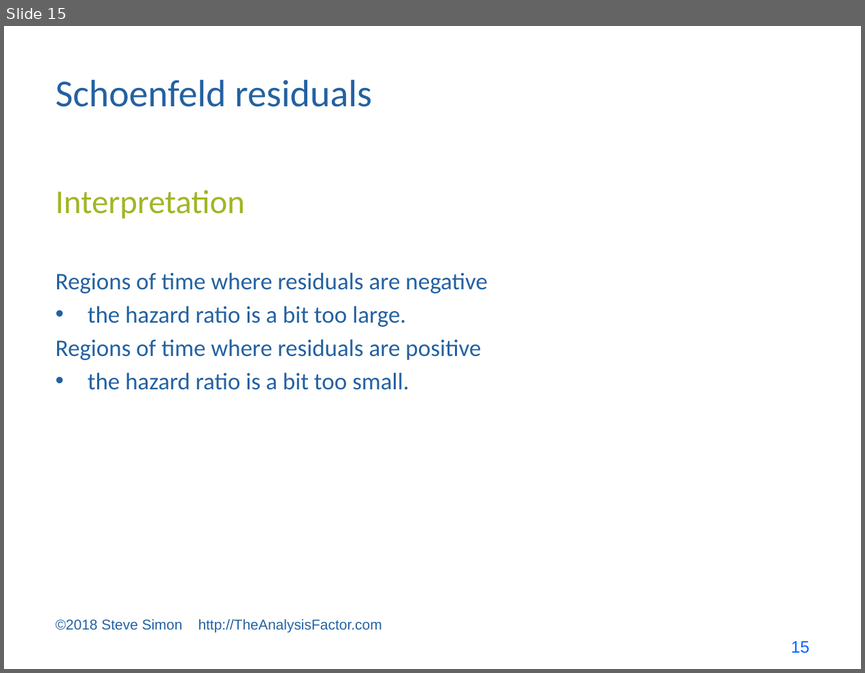
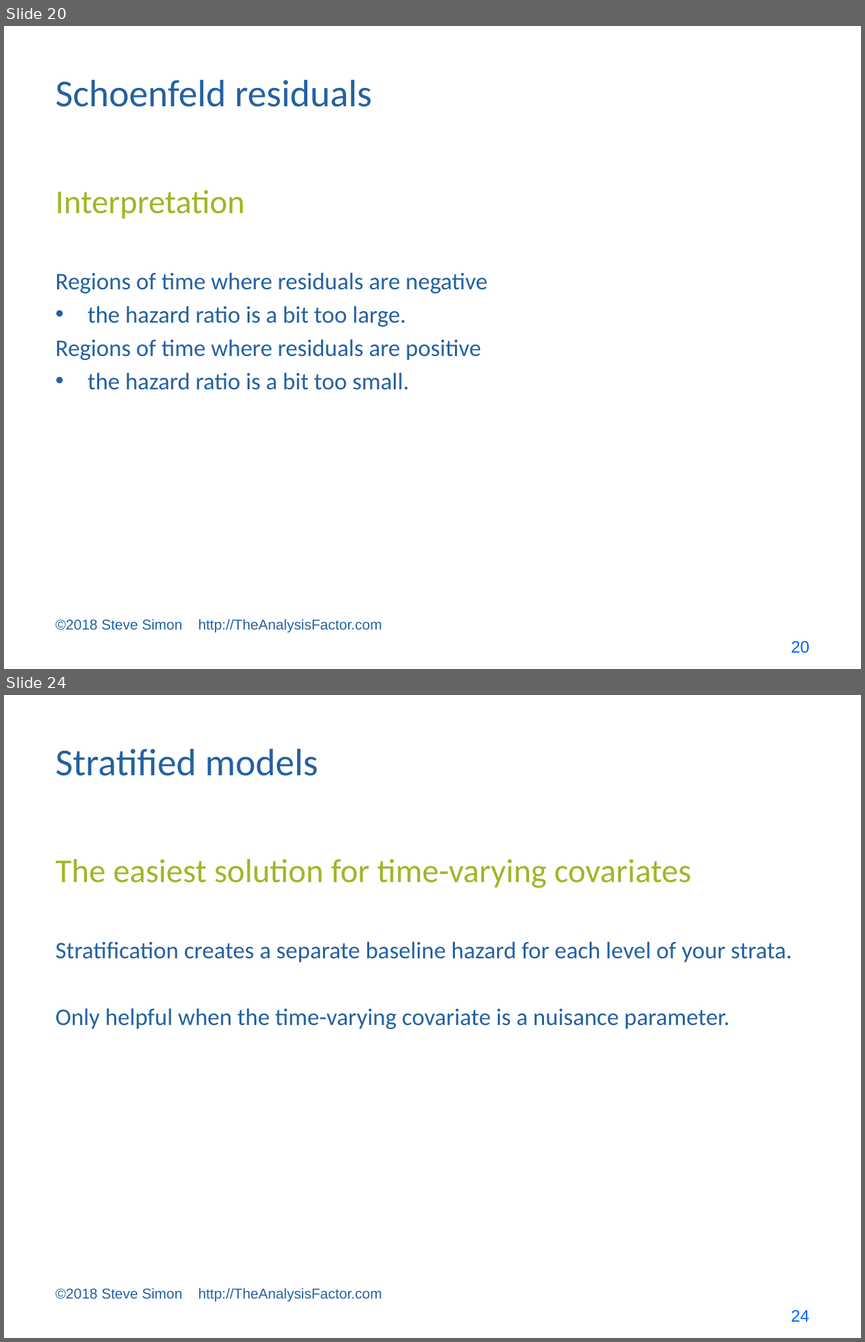
Before and after one commit to pmean/survival-models, a slide deck: bin/survival lecture 6.pptx. Shown one above the other, each under a label of ours: slide 15 before the commit, slides 20 and 24 after it; the slides between them are not shown. The pictures are 865x673 and 865x1342 pixels, drawn with LibreOffice and Linux fonts; fonts in the diff are those of the drawing. Boxes give left, top, right and bottom in pixels: in the first picture for what was removed or moved away, otherwise in the second. Text is boxed around its words. In the diff, an @@ line names an element or a change of style, - is before the commit and + after.

```diff
--- a/bin/survival lecture 6.pptx
+++ b/bin/survival lecture 6.pptx
@@ slide 24 added at (4,695,861,1338), background #FFFFFF @@
@@ title added at (56,749,318,776), 32 pt, text #2361A1 @@
+Stratified models
@@ text added at (56,859,691,888), 28 pt, text #A2B525 @@
+The easiest solution for time-varying covariates
@@ text added at (56,941,792,1029), 20 pt, text #2361A1 @@
+Stratification creates a separate baseline hazard for each level of your strata.
+Only helpful when the time-varying covariate is a nuisance parameter.
@@ text added at (56,1287,382,1302), 12 pt, text #2361A1 @@
+©2018 Steve Simon http://TheAnalysisFactor.com
@@ page number added at (791,1310,809,1321), 14 pt, text #0066FF @@
+24
@@ what was slide 15 is now slide 20 @@
@@ page number at (791,641,809,653): text changed @@
-15
+20
```
Also in this commit, not shown: 1 slide changed, 24 other slides added, 10 other files.
